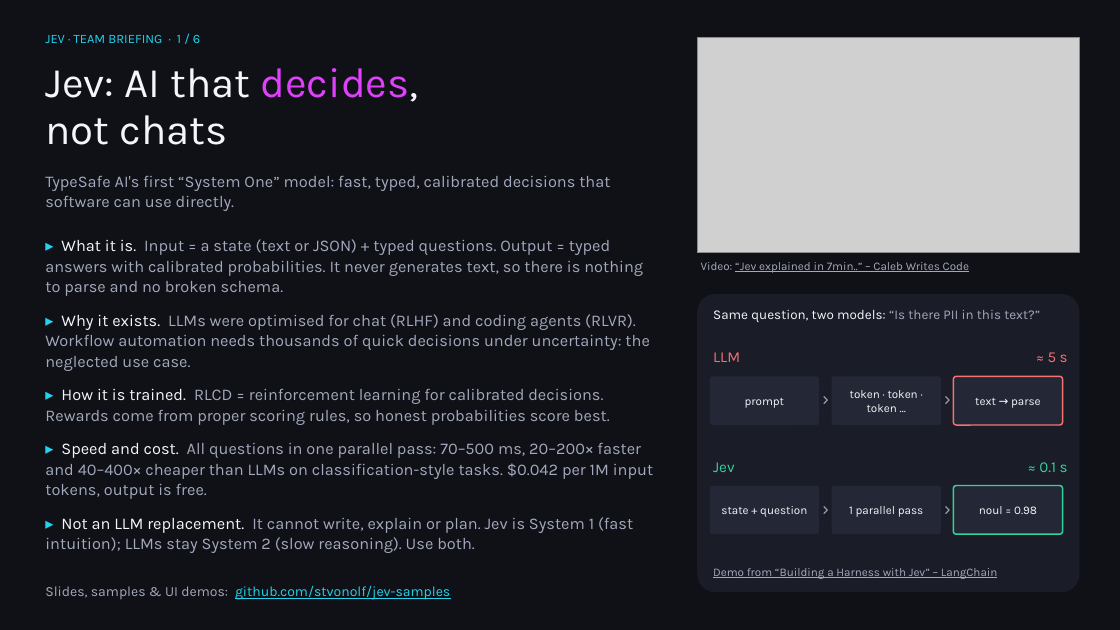
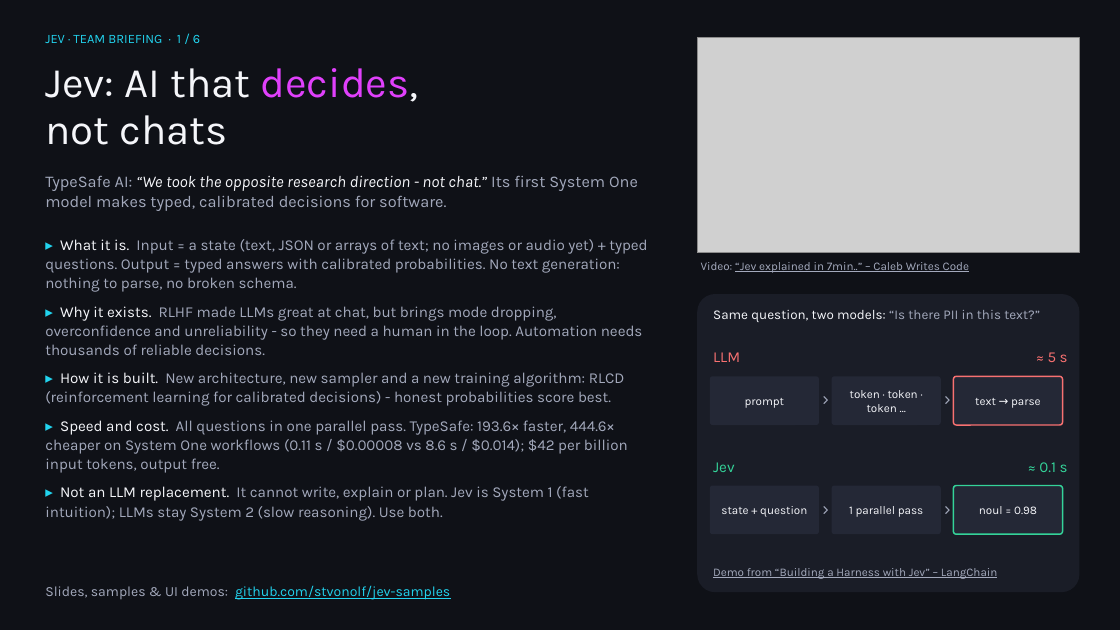
Before and after one commit to stvonolf/jev-samples, a slide deck: slide 1 of presentation/Jev_Team_Overview.pptx. Drawn at 1120x630 pixels with LibreOffice and Linux fonts; fonts in the diff are those of the drawing; grey boxes stand for pictures. Boxes give left, top, right and bottom in pixels: in the first picture for what was removed or moved away, otherwise in the second. Text is boxed around its words. In the diff, an @@ line names an element or a change of style, - is before the commit and + after.

```diff
--- a/presentation/Jev_Team_Overview.pptx
+++ b/presentation/Jev_Team_Overview.pptx
@@ text at (45, 176, 638, 211): text changed @@
-TypeSafe AI's first “System One” model: fast, typed, calibrated decisions that software can use directly.
+TypeSafe AI: “We took the opposite research direction - not chat.” Its first System One model makes typed, calibrated decisions for software.
@@ text at (45, 239, 647, 473): text changed; size 14 to 13 pt @@
-▸ What it is. Input = a state (text or JSON) + typed questions. Output = typed answers with calibrated probabilities. It never generates text, so there is nothing to parse and no broken schema.
-▸ Why it exists. LLMs were optimised for chat (RLHF) and coding agents (RLVR). Workflow automation needs thousands of quick decisions under uncertainty: the neglected use case.
-▸ How it is trained. RLCD = reinforcement learning for calibrated decisions. Rewards come from proper scoring rules, so honest probabilities score best.
-▸ Speed and cost. All questions in one parallel pass: 70–500 ms, 20–200× faster and 40–400× cheaper than LLMs on classification-style tasks. $0.042 per 1M input tokens, output is free.
+▸ What it is. Input = a state (text, JSON or arrays of text; no images or audio yet) + typed questions. Output = typed answers with calibrated probabilities. No text generation: nothing to parse, no broken schema.
+▸ Why it exists. RLHF made LLMs great at chat, but brings mode dropping, overconfidence and unreliability - so they need a human in the loop. Automation needs thousands of reliable decisions.
+▸ How it is built. New architecture, new sampler and a new training algorithm: RLCD (reinforcement learning for calibrated decisions) - honest probabilities score best.
+▸ Speed and cost. All questions in one parallel pass. TypeSafe: 193.6× faster, 444.6× cheaper on System One workflows (0.11 s / $0.00008 vs 8.6 s / $0.014); $42 per billion input tokens, output free.
@@ text at (45, 486, 589, 521): size 14 to 13 pt in "▸ Not an LLM replacement. It cannot ..."; less space between paragraphs @@
```
Also in this commit, not shown: 3 other slides changed, 2 other files.
